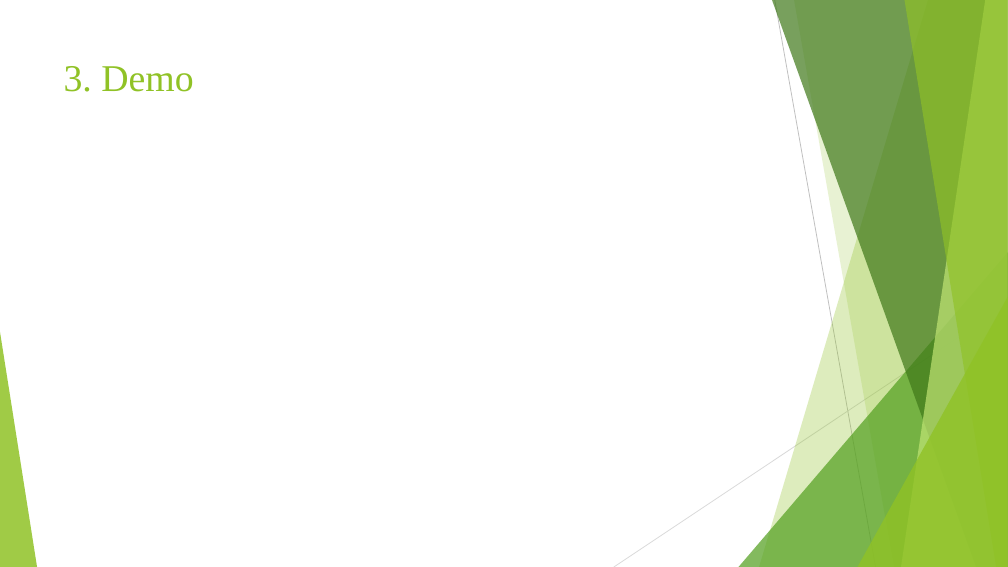
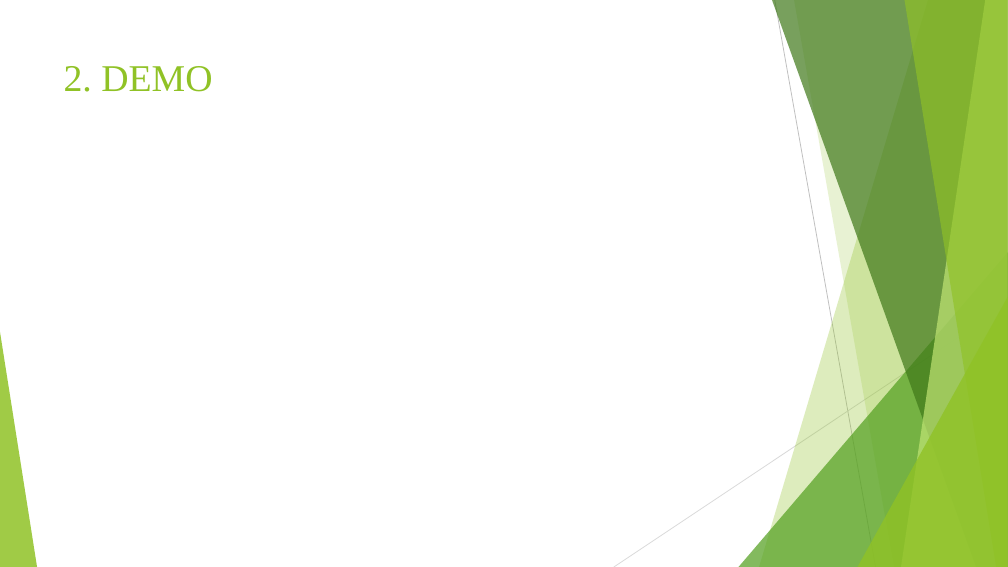
Before and after one commit to trungpham2701/CTDL-GT-Sudoku, a slide deck: slide 6 of BaoCaoCTDL.pptx (slide 8 before the commit). Drawn at 1008x567 pixels with LibreOffice and Linux fonts; fonts in the diff are those of the drawing. Boxes give left, top, right and bottom in pixels: in the first picture for what was removed or moved away, otherwise in the second. Text is boxed around its words. In the diff, an @@ line names an element or a change of style, - is before the commit and + after.

```diff
--- a/BaoCaoCTDL.pptx
+++ b/BaoCaoCTDL.pptx
@@ title at [64,66,212,92]: text changed @@
-3. Demo
+2. DEMO
```
Also in this commit, not shown: 3 other slides changed, 1 slide added, 4 slides removed.
